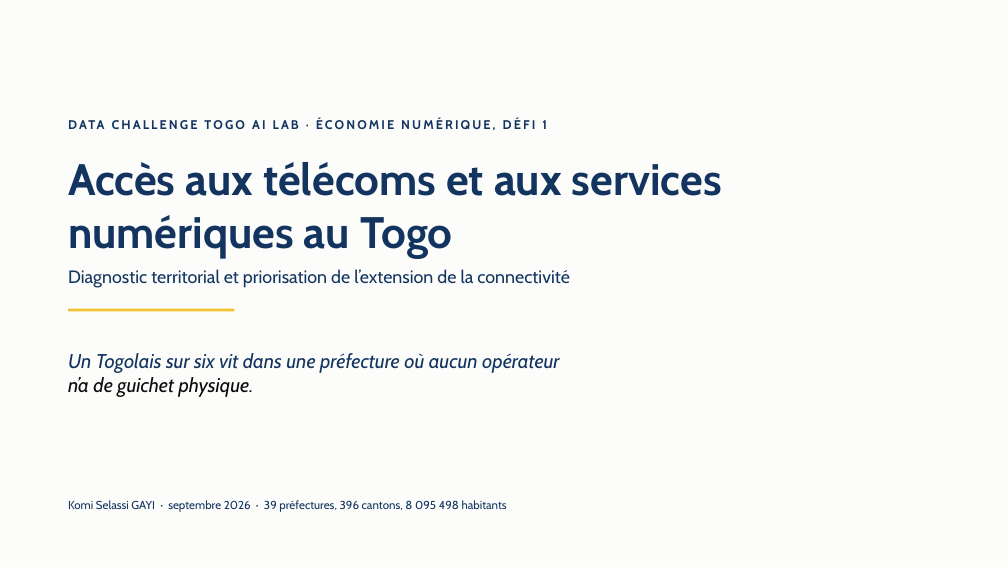
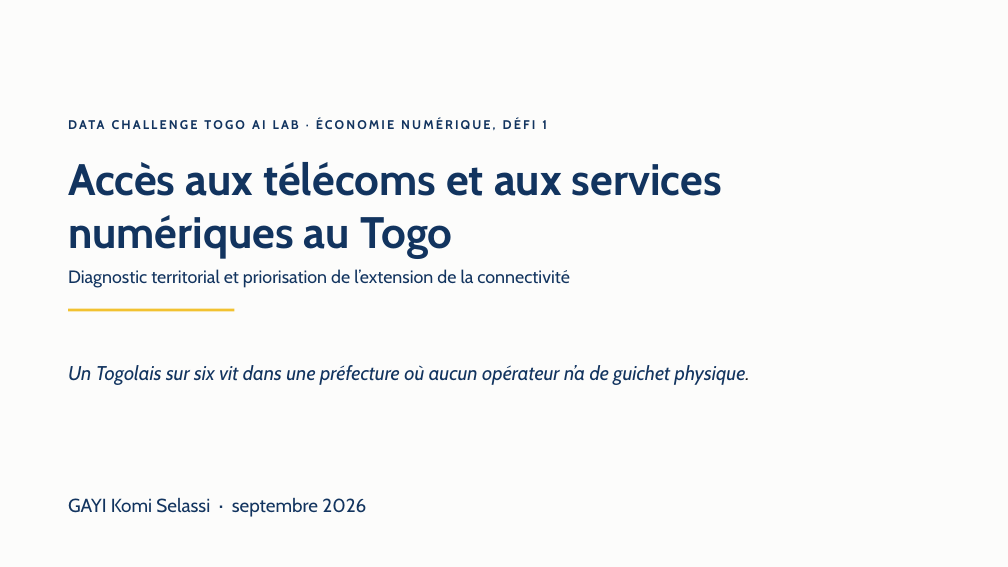
Before and after one commit to jack-junior/togo-acces-numerique, a slide deck: slide 1 of rapport/Rapport_Defi1_Acces_numerique_Togo.pptx. Drawn at 1008x567 pixels with LibreOffice and Linux fonts; fonts in the diff are those of the drawing. Boxes give left, top, right and bottom in pixels: in the first picture for what was removed or moved away, otherwise in the second. Text is boxed around its words. In the diff, an @@ line names an element or a change of style, - is before the commit and + after.

```diff
--- a/rapport/Rapport_Defi1_Acces_numerique_Togo.pptx
+++ b/rapport/Rapport_Defi1_Acces_numerique_Togo.pptx
@@ text at bbox=[68, 365, 750, 385]: text changed @@
-Un Togolais sur six vit dans une préfecture où aucun opérateur
-n’a de guichet physique.
+Un Togolais sur six vit dans une préfecture où aucun opérateur n’a de guichet physique.
@@ text at bbox=[68, 498, 366, 517]: text changed; size 11 to 18 pt @@
-Komi Selassi GAYI · septembre 2026 · 39 préfectures, 396 cantons, 8 095 498 habitants
+GAYI Komi Selassi · septembre 2026
```
Also in this commit, not shown: 8 other slides changed, 2 other files.
